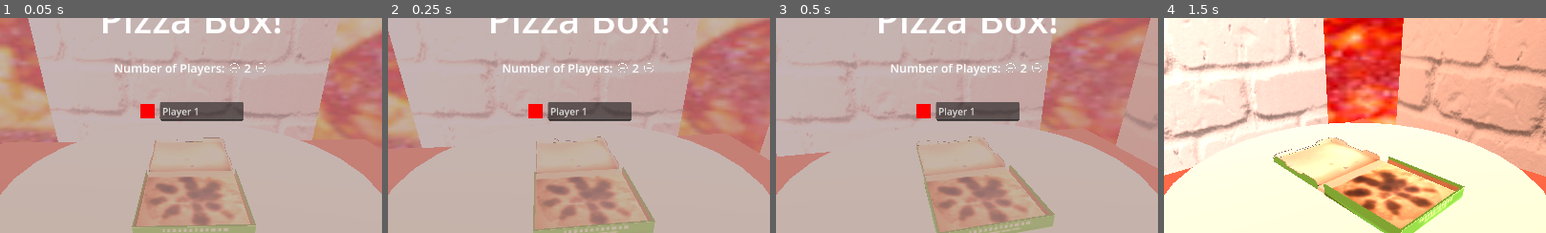
Above: before the commit, frames 1-4 (left to right).
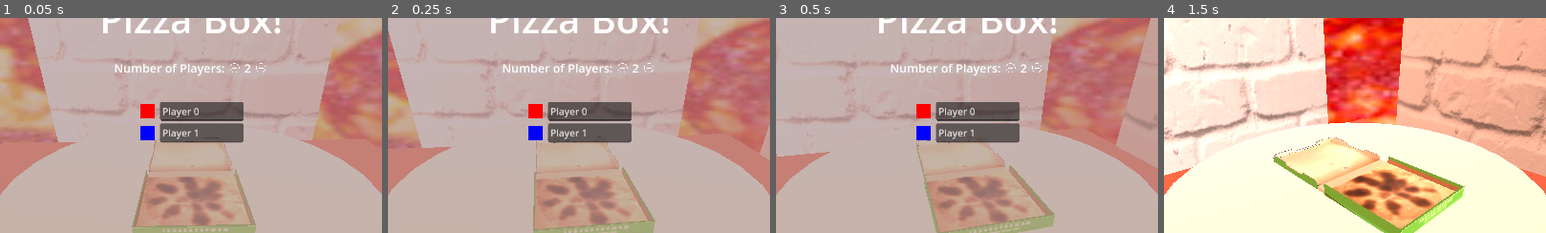
Above: after the commit, the same moments.

Repository: ant-cap/pizza-box
Game: Godot game, scene res://scenes/main.tscn
The game is run twice, just before and just after one commit, with the same random seed, the same clock (stepped at 60 frames per second) and the same inputs.
Inputs (mouse positions are % of the whole screen's width and height, from its top left):
- Up to frame 1 (0.05 s): no input
- Up to frame 2 (0.25 s): no input
- Up to frame 3 (0.5 s): no input
- Up to frame 4 (1.5 s): click "Play" at 0.5 s; move the mouse to (72, 45) at 1.27 s; click (72, 45) at 1.42 s
The pictures show only the part of the screen within x 25-75%, y 13-63%; the shares and areas given below are measured in that part.

The runs differ from the first frame. In frame 1, 2.3% of the frame differs, in the area x 36-64%, y 41-59%; in frame 2, 2.3%; in frame 3, 2.3%; in frame 4, nothing differs.

Commit message:
Player editing capabilities fully implemented

Diff:
--- a/scenes/menu.tscn
+++ b/scenes/menu.tscn
@@ -121,33 +121,6 @@
 custom_minimum_size = Vector2(0, 35)
 layout_mode = 2
 
-[node name="PlayerData" type="HBoxContainer" parent="PlayerInfo/VBoxContainer"]
-custom_minimum_size = Vector2(0, 32)
-layout_mode = 2
-
-[node name="Control" type="Control" parent="PlayerInfo/VBoxContainer/PlayerData"]
-layout_mode = 2
-size_flags_horizontal = 3
-
-[node name="ColorPickerButton" type="ColorPickerButton" parent="PlayerInfo/VBoxContainer/PlayerData"]
-custom_minimum_size = Vector2(32, 32)
-layout_mode = 2
-flat = true
-expand_icon = true
-color = Color(1, 0, 0, 1)
-edit_alpha = false
-
-[node name="LineEdit" type="LineEdit" parent="PlayerInfo/VBoxContainer/PlayerData"]
-custom_minimum_size = Vector2(140, 0)
-layout_mode = 2
-size_flags_horizontal = 0
-text = "Player 1"
-caret_blink = true
-
-[node name="Control2" type="Control" parent="PlayerInfo/VBoxContainer/PlayerData"]
-layout_mode = 2
-size_flags_horizontal = 3
-
 [connection signal="pressed" from="PlayButton" to="." method="_on_play_button_pressed"]
 [connection signal="pressed" from="PlayerInfo/VBoxContainer/NumPlayersLine/MinusButton" to="." method="_on_minus_button_pressed"]
 [connection signal="pressed" from="PlayerInfo/VBoxContainer/NumPlayersLine/PlusButton" to="." method="_on_plus_button_pressed"]
--- a/scenes/playeredit.tscn
+++ b/scenes/playeredit.tscn
@@ -28,3 +28,5 @@
 [node name="Control2" type="Control" parent="."]
 layout_mode = 2
 size_flags_horizontal = 3
+
+[connection signal="picker_created" from="ColorPickerButton" to="." method="_on_color_picker_button_picker_created"]
--- a/scripts/manager.gd
+++ b/scripts/manager.gd
@@ -12,6 +12,8 @@
 	menu.connect("menu_closed", Callable(self, "init_game"))
 	menu.connect("decrement_players", Callable(self, "dec_players"))
 	menu.connect("increment_players", Callable(self, "inc_players"))
+
+	menu.initPlayerEdits(numPlayers)
 
 func init_game() -> void:
 	var player_scene = preload("res://scenes/player.tscn")
@@ -31,12 +33,15 @@
 		return
 	numPlayers -= 1
 	numPlayersText.text = "%s" % str(numPlayers)
+	menu.adjustPlayerEdits(numPlayers)
 
 func inc_players() -> void:
 	if numPlayers > 3:
 		return
 	numPlayers += 1
 	numPlayersText.text = "%s" % str(numPlayers)
+	menu.adjustPlayerEdits(numPlayers)
+
 
 # CAMERA SHIT
 func move_camera_to(pos: Vector3, rot: Vector3, duration: float):
--- a/scripts/menu.gd
+++ b/scripts/menu.gd
@@ -1,8 +1,40 @@
 extends Control
+
+var edits: Array
+
+@export var defaultColors: Array[Color] = [
+	Color.RED, Color.BLUE, Color.GREEN, Color.YELLOW, Color.PURPLE, Color.YELLOW
+]
 
 signal menu_closed
 signal decrement_players
 signal increment_players
+
+func initPlayerEdits(numPlayers: int) -> void:
+	var edit_scene = preload("res://scenes/playeredit.tscn")
+	for i in range(numPlayers):
+		var edit = edit_scene.instantiate()
+		$PlayerInfo/VBoxContainer.add_child(edit)
+		edit.setColor(defaultColors[i])
+		edit.setName("Player %s" % str(i))
+		edits.append(edit)
+
+func adjustPlayerEdits(numPlayers: int) -> void:
+	var prevNumPlayers = len(edits)
+	if prevNumPlayers == numPlayers:
+		return
+	elif prevNumPlayers > numPlayers:
+		for i in range(numPlayers, prevNumPlayers):
+			edits[i].queue_free()
+			edits.remove_at(i)
+	elif prevNumPlayers < numPlayers:
+		var edit_scene = preload("res://scenes/playeredit.tscn")
+		for i in range(prevNumPlayers, numPlayers):
+			var edit = edit_scene.instantiate()
+			$PlayerInfo/VBoxContainer.add_child(edit)
+			edit.setColor(defaultColors[i])
+			edit.setName("Player %s" % str(i))
+			edits.append(edit)
 
 func _on_play_button_pressed() -> void:
 	self.hide()
--- a/scripts/playeredit.gd
+++ b/scripts/playeredit.gd
@@ -1 +1,20 @@
 extends HBoxContainer
+
+@onready var colorButton: ColorPickerButton = $ColorPickerButton
+@onready var nameInput: LineEdit = $LineEdit
+
+func _on_color_picker_button_picker_created() -> void:
+	var picker = colorButton.get_picker()
+	picker.set_color_mode(ColorPicker.MODE_RGB)
+	picker.set_picker_shape(ColorPicker.SHAPE_HSV_WHEEL)
+	picker.set_can_add_swatches(false)
+	picker.set_modes_visible(false)
+	picker.set_presets_visible(false)
+	picker.set_sampler_visible(false)
+	picker.set_hex_visible(false)
+
+func setColor(color: Color) -> void:
+	colorButton.set_pick_color(color)
+
+func setName(editName: String) -> void:
+	nameInput.text = editName
